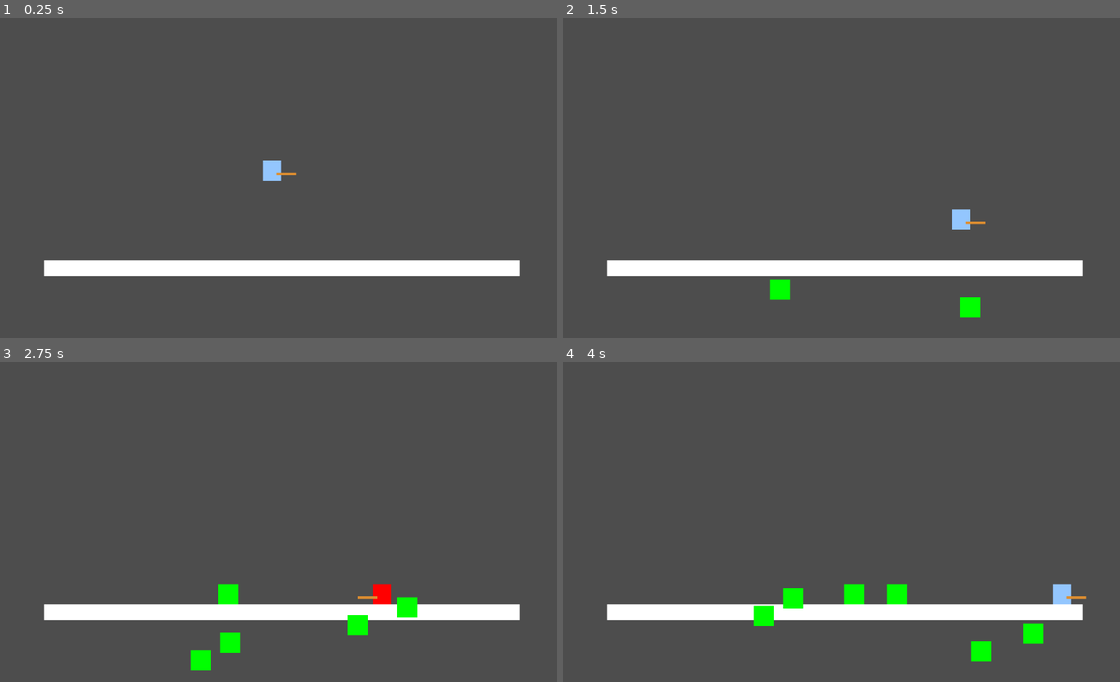
Above: before the commit, frames 1-4 (two rows, left to right).
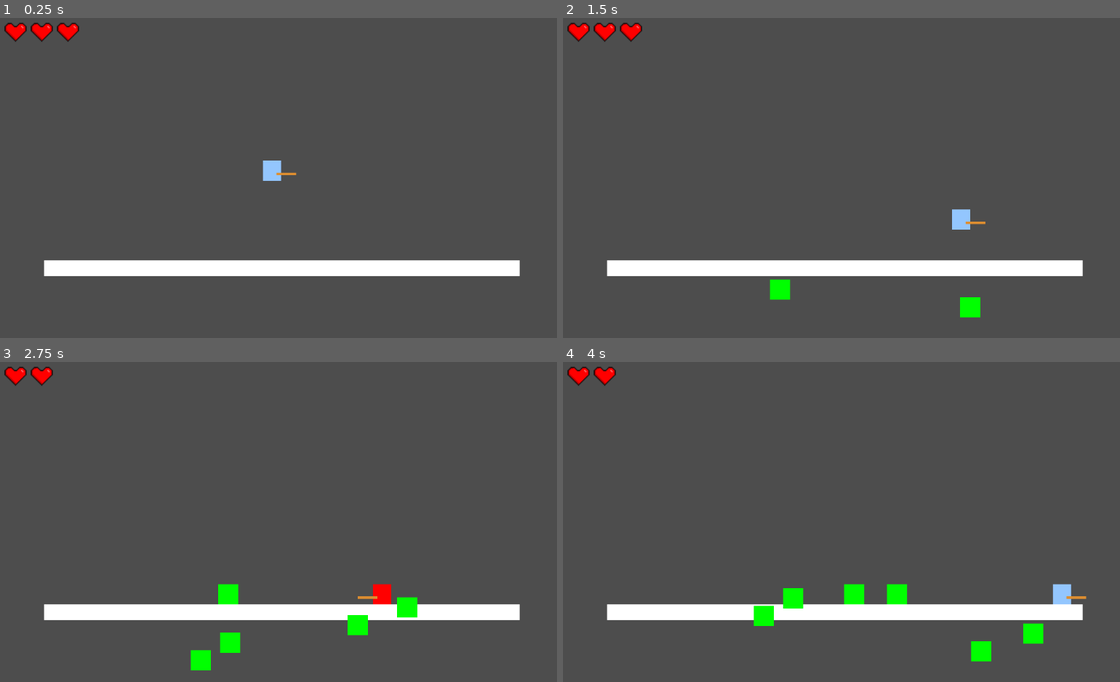
Above: after the commit, the same moments.

Repository: mlan225/NetherDeeper
Game: Godot game, scene res://scenes/dev_room.tscn
Two runs of this game, one before a commit and one after it. Both use one fixed random seed, a clock stepped at 60 frames per second and the inputs below.
Inputs:
- Up to frame 1 (0.25 s): no input
- Up to frame 2 (1.5 s): hold D (right) from 0.53 s (still down); tap Space (jump) at 0.77 s
- Up to frame 3 (2.75 s): tap Space (jump) at 1.52 s; release D (right) at 2.03 s; hold A (left) from 2.03 s (still down)
- Up to frame 4 (4 s): release A (left) at 2.78 s; hold D (right) from 2.78 s (still down); tap Space (jump) at 3.02, 3.77 s

The runs differ from the first frame. In frame 1, 0.5% of the frame differs, in the area x 0-15%, y 1-8%; in frame 2, 0.5%; in frame 3, 0.3%; in frame 4, 0.3%.

Commit message:
Create the health Ui component and functionality

Diff:
--- a/components/player/player_health_component.gd
+++ b/components/player/player_health_component.gd
@@ -3,24 +3,34 @@
 
 @export_category("Settings")
 #DEVNOTE: May need to make this a float to do defense stat logic
-@export var max_health: int = 100
+@export var max_health: int = 3
 #DEVNOTE: May need to make this a float to do defense stat logic
 @export var current_health: int
 
 @export_category("Nodes")
 
+@onready var HealthUi = get_tree().get_first_node_in_group("healthUi")
+
 signal player_death
 
 func _ready() -> void:
+	add_to_group("playerHealth")
 	current_health = max_health
+	HealthUi.set_health.emit(current_health, max_health)
 
 func take_damage(damage_ammount: int) -> void:
 	#max() will return the highest number argument
 	current_health = max(current_health - damage_ammount, 0)
+	HealthUi.set_health.emit(current_health, max_health)
 	if current_health == 0:
 		has_died()
 
 func has_died() -> void:
-	# Call Dead signal from a level manager
-	print("Player has died")
+	#TODO: Call Dead signal from a level manager
 	player_death.emit()
+
+func get_min_max_health() -> Dictionary:
+	return {
+		"current_health": current_health,
+		"max_health": max_health
+	}
--- a/components/player/player_hurtbox_component.gd
+++ b/components/player/player_hurtbox_component.gd
@@ -29,7 +29,7 @@
 #DEVNOTE: Damage to take will be set later for different sources
 func take_damage(damage_to_take:int = 0):
 	#DEVNOTE: Temporarily setting damage to take until enemy has damage numbers to give
-	player_health_component.take_damage(10)
+	player_health_component.take_damage(1)
 	#DEVNOTE: Temporary for now until it is replaced with sprite
 	color_rect.color = Color.RED
 	_is_hurt = true
--- a/scenes/dev_room.tscn
+++ b/scenes/dev_room.tscn
@@ -1,6 +1,7 @@
 [gd_scene format=3 uid="uid://c3s7viippuc3h"]
 
 [ext_resource type="Script" uid="uid://b4o2gsbxiqdjn" path="res://components/enemy/enemy_boundry_component.gd" id="1_4ospm"]
+[ext_resource type="PackedScene" uid="uid://2wyxudgsqx61" path="res://ui/health/health_ui.tscn" id="1_7lvt2"]
 [ext_resource type="PackedScene" uid="uid://cfqmmglqjitys" path="res://player/test_player/player.tscn" id="1_p6lu6"]
 [ext_resource type="PackedScene" uid="uid://cev57jx7o41jq" path="res://enemy/slime/slime.tscn" id="2_4napq"]
 [ext_resource type="Script" uid="uid://dse1rg3m5bcq0" path="res://components/enemy/spawn_manager.gd" id="4_ynnkj"]
@@ -16,6 +17,12 @@
 size = Vector2(11, 512)
 
 [node name="DevRoom" type="Node2D" unique_id=243512570]
+
+[node name="CanvasLayer" type="CanvasLayer" parent="." unique_id=148871262]
+follow_viewport_enabled = true
+
+[node name="HealthUi" parent="CanvasLayer" unique_id=358782489 instance=ExtResource("1_7lvt2")]
+max_health = null
 
 [node name="Floor" type="StaticBody2D" parent="." unique_id=1255799877]
 position = Vector2(108, 501)
--- /dev/null
+++ b/sprites/ui/heart.tscn
@@ -0,0 +1,22 @@
+[gd_scene format=3 uid="uid://dgfbujxe2n4ku"]
+
+[ext_resource type="Texture2D" uid="uid://dk5jvvphrr6eq" path="res://sprites/ui/heart.png" id="1_g7unh"]
+
+[node name="Heart" type="Control" unique_id=514866151]
+custom_minimum_size = Vector2(32, 32)
+layout_mode = 3
+anchors_preset = 15
+anchor_right = 1.0
+anchor_bottom = 1.0
+grow_horizontal = 2
+grow_vertical = 2
+
+[node name="TextureRect" type="TextureRect" parent="." unique_id=1388305475]
+layout_mode = 0
+offset_left = -67.99999
+offset_top = -53.999996
+offset_right = -3.9999924
+offset_bottom = 10.000004
+scale = Vector2(2.0716238, 2.0481715)
+texture = ExtResource("1_g7unh")
+stretch_mode = 3
--- /dev/null
+++ b/ui/health/health_ui.gd
@@ -0,0 +1,33 @@
+extends Control
+
+signal set_health(value, max)
+
+@export var heart_scene: PackedScene
+#DEVNOTE: Max health will be determined by stats, set to temp value for now
+
+@onready var hearts := $Hearts
+
+func _ready():
+	#wait for tree to finish processing
+	await get_tree().process_frame
+
+	var playerHealthComponent := get_tree().get_first_node_in_group("playerHealth")
+	var healthState: Dictionary = playerHealthComponent.get_min_max_health()
+
+	rebuild_hearts(healthState.max_health)
+	set_health.connect(_on_set_health)
+
+func rebuild_hearts(max_health):
+	# Remove all existing hearts
+	for child in hearts.get_children():
+		child.queue_free()
+
+	# Add hearts based on max_health
+	for i in range(max_health):
+		var heart = heart_scene.instantiate()
+		hearts.add_child(heart)
+
+func _on_set_health(value: int, max: int):
+	# Show/hide hearts based on current health
+	for i in range(hearts.get_child_count()):
+		hearts.get_child(i).visible = i < value
--- /dev/null
+++ b/ui/health/health_ui.tscn
@@ -0,0 +1,19 @@
+[gd_scene format=3 uid="uid://2wyxudgsqx61"]
+
+[ext_resource type="Script" uid="uid://bj2uy886yxa1y" path="res://ui/health/health_ui.gd" id="1_3vpjw"]
+[ext_resource type="PackedScene" uid="uid://dgfbujxe2n4ku" path="res://sprites/ui/heart.tscn" id="2_3vpjw"]
+
+[node name="HealthUi" type="Control" unique_id=1424548492 groups=["healthUi"]]
+layout_mode = 3
+anchors_preset = 0
+size_flags_horizontal = 3
+script = ExtResource("1_3vpjw")
+heart_scene = ExtResource("2_3vpjw")
+
+[node name="Hearts" type="HBoxContainer" parent="." unique_id=5422378]
+layout_mode = 0
+offset_left = 38.0
+offset_top = 38.0
+offset_right = 78.0
+offset_bottom = 78.0
+theme_override_constants/separation = 20
Binary file added: sprites/ui/heart.png
Not shown, added: sprites/ui/heart.png.import
Not shown, added: ui/health/health_ui.gd.uid
